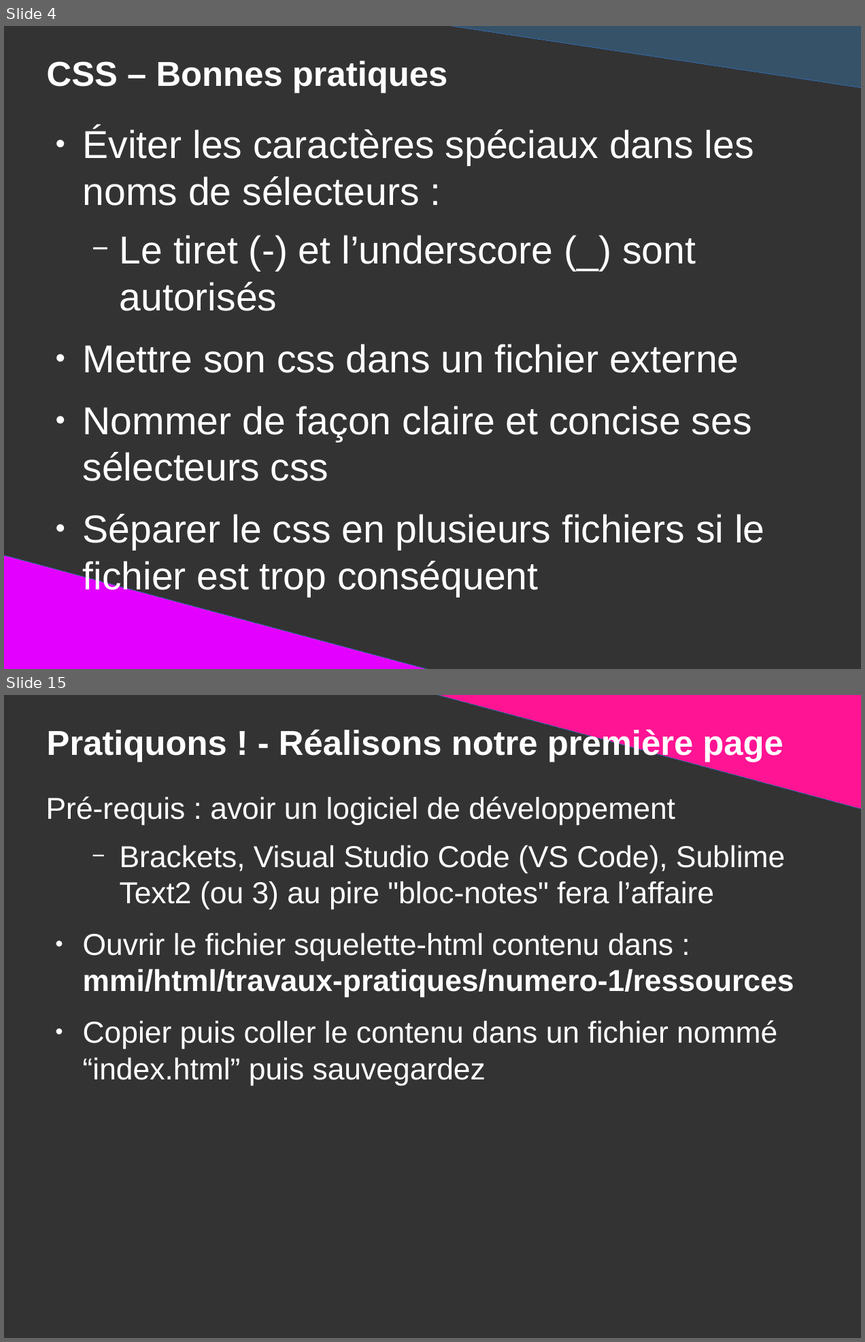
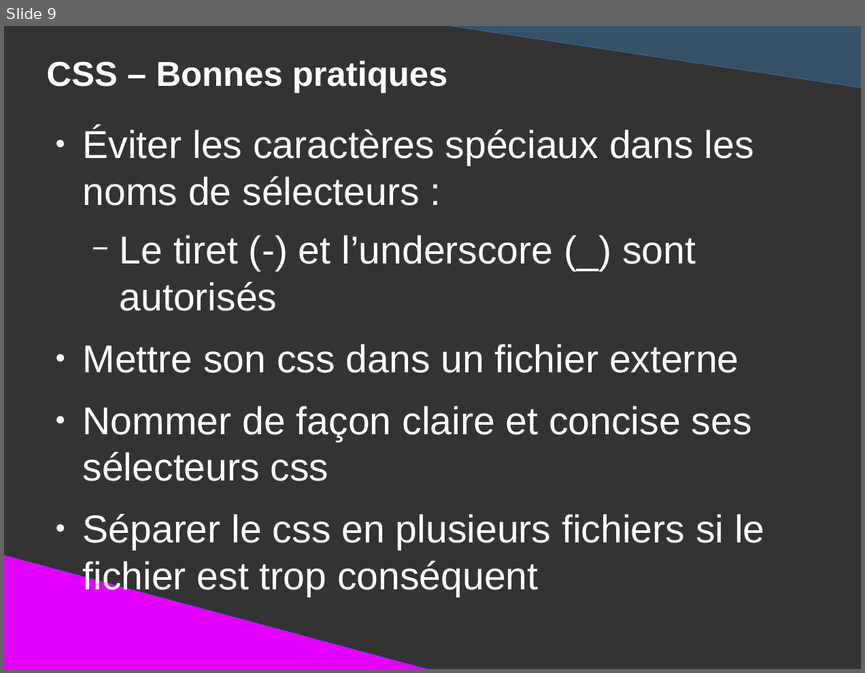
Before and after one commit to DanYellow/presentations, a slide deck: mmi/html/bonnes-pratiques/presentation.odp. Shown one above the other, each under a label of ours: slides 4 and 15 before the commit, slide 9 after it; the slides between them are not shown. The pictures are 865x1342 and 865x673 pixels, drawn with LibreOffice and Linux fonts; fonts in the diff are those of the drawing. Boxes give left, top, right and bottom in pixels: in the first picture for what was removed or moved away, otherwise in the second. Text is boxed around its words. In the diff, an @@ line names an element or a change of style, - is before the commit and + after.

```diff
--- a/mmi/html/bonnes-pratiques/presentation.odp
+++ b/mmi/html/bonnes-pratiques/presentation.odp
@@ slide 15 removed at (4,695,861,1338), background #333333 @@
@@ right triangle removed at (421,695,861,810) @@
@@ title removed at (47,727,783,762) @@
-Pratiquons ! - Réalisons notre première page
@@ text removed at (46,796,794,1049) @@
-Pré-requis : avoir un logiciel de développement
-  − Brackets, Visual Studio Code (VS Code), Sublime Text2 (ou 3) au pire "bloc-notes" fera l’affaire
-● Ouvrir le fichier squelette-html contenu dans :
-  mmi/html/travaux-pratiques/numero-1/ressources
-● Copier puis coller le contenu dans un fichier nommé “index.html” puis sauvegardez
@@ what was slide 4 is now slide 9 @@
```
Also in this commit, not shown: 3 slides changed, 6 slides added, 97 other slides removed, 10 other files.
